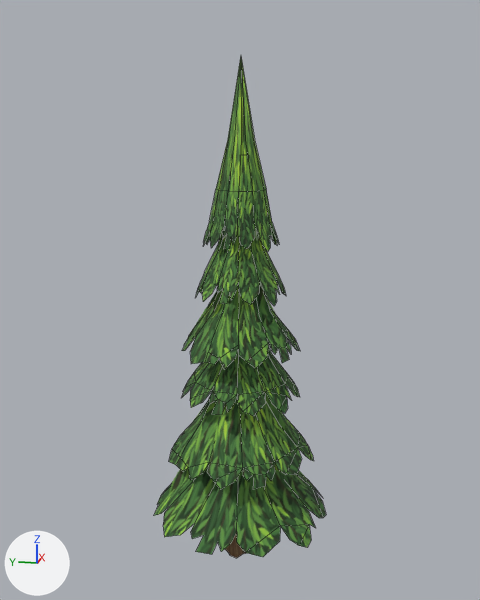
Renders of the FBX model Assets/XanaBuilder Assets/Models/VEG/02_Trees/VEG0210005_Hightree02/VEG0210005.fbx from each side of a commit.
Rendered twice from a 50 mm camera at (-10.48, -2.08, 7.2) aimed at (0.06, 0.02, 4.57). The axes (+X, +Y, +Z) are drawn at lower left. The lights are the same throughout. Mesh edges are drawn as thin lines. Where no turn or scale is listed for an object, it has been applied to the vertices.

Before the edit, the objects in view are built like this:
```python
me_mesh = bpy.data.meshes.new('Mesh')
me_mesh.from_pydata(...)  # 692 vertices, 210 faces; spans x -1.48..1.53, y -1.52..1.49, z 0.0..8.41
me_mesh.materials.append(mat_mtveg0210005_placemode)  # picture img_txveg0210005_diffuse_png
ob_smveg0210005 = bpy.data.objects.new('smVEG0210005', me_mesh)
ob_smveg0210005.location = (0.0, 0.0, 0.0)
```
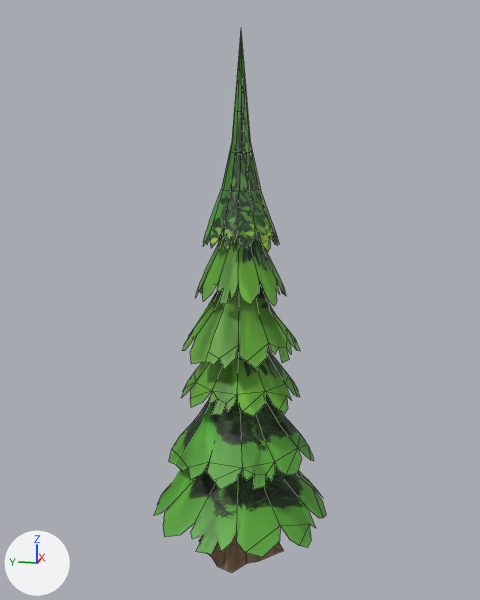
The change, as a diff of the scene's bpy script:
```diff
--- a/Assets/XanaBuilder Assets/Models/VEG/02_Trees/VEG0210005_Hightree02/VEG0210005.fbx.py
+++ b/Assets/XanaBuilder Assets/Models/VEG/02_Trees/VEG0210005_Hightree02/VEG0210005.fbx.py
@@ mat_mtveg0210005_placemode_02 @@
+mat_mtveg0210005_placemode_02 = principled_material('mtVEG0210005_PlaceMode_02')
+mat_mtveg0210005_placemode_02.texture = img_txveg0210005_diffuse_png
+mat_mtveg0210005_placemode_02.roughness = 0.553
@@ me_mesh @@
 # used by ob_smveg0210005; location = (0.0, 0.0, 0.0)
-me_mesh.from_pydata(...)  # 692 vertices, 210 faces; spans x -1.48..1.53, y -1.52..1.49, z 0.0..8.41
+me_mesh.from_pydata(...)  # 696 vertices, 210 faces; spans x -1.48..1.53, y -1.52..1.49, z 0.0..8.8
+# me_mesh part 1
+# 28 vertices are removed from x -0.37..0.37, y -0.37..0.37, z 0.0..2.03
+# 8 faces are deleted
+# 29 vertices move from x -0.37..0.37, y -0.39..0.41, z 2.03..8.41 to x -0.29..0.29, y -0.3..0.32, z 2.03..8.8
+# 32 vertices are added at x -0.79..0.79, y -0.79..0.79, z 0.0..2.03
+# 8 new faces join them, mat_mtveg0210005_placemode (picture img_txveg0210005_diffuse_png)
+# me_mesh part 2: 202 kept faces spanning x -1.48..1.53, y -1.52..1.49, z 0.73..8.8 get new texture (UV) coordinates
 me_mesh.materials.append(mat_mtveg0210005_placemode)
+me_mesh.materials.append(mat_mtveg0210005_placemode_02)  # picture img_txveg0210005_diffuse_png
```

Pixel boxes (x1, y1, x2, y2) of what changed, in the pictures (480 x 600 px; the box of a moved part takes in the faces that stretch with it):
'smVEG0210005', reshaped (8% taller)
    before: (154, 58, 326, 558)
    after: (154, 33, 326, 573)
part 1 of me_mesh, moved or reshaped
    before: (203, 58, 279, 558)
    after: (199, 33, 284, 573)
part 2 of me_mesh, surface changed
    both: (154, 227, 326, 557)
